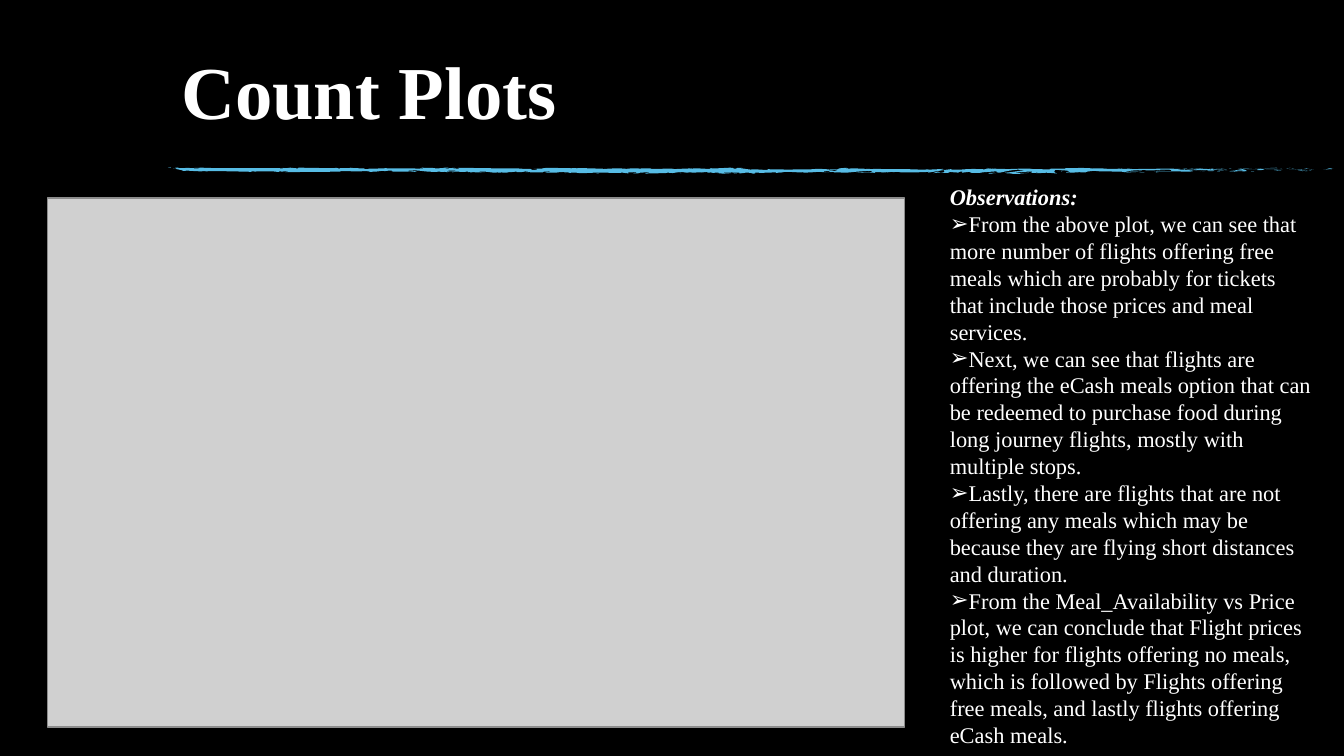
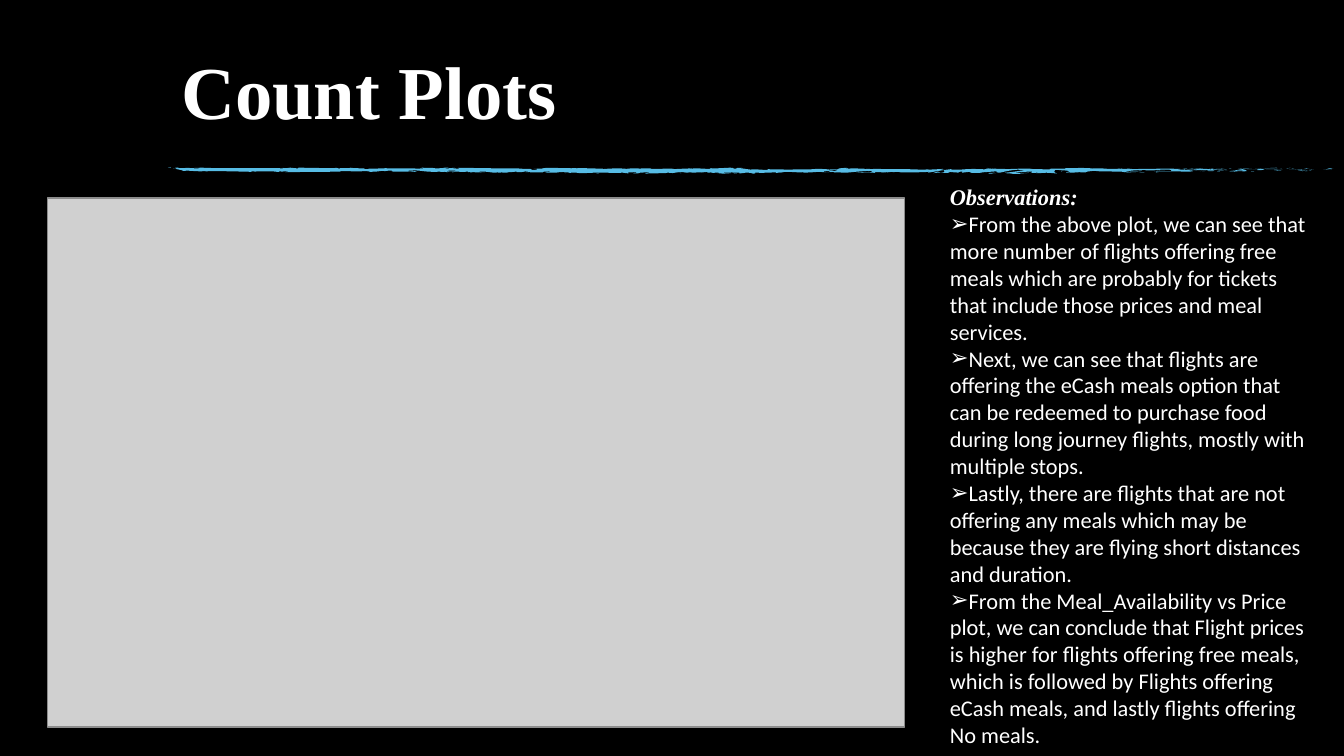
Before and after one commit to jessicapatel72/Internship---Projects, a slide deck: slide 13 of Flight Price Prediction Project/Flight Price Prediction.pptx. Drawn at 1344x756 pixels with LibreOffice and Linux fonts; fonts in the diff are those of the drawing; grey boxes stand for pictures; background and template pictures are left out. Boxes give left, top, right and bottom in pixels: in the first picture for what was removed or moved away, otherwise in the second. Text is boxed around its words. In the diff, an @@ line names an element or a change of style, - is before the commit and + after.

```diff
--- a/Flight Price Prediction Project/Flight Price Prediction.pptx
+++ b/Flight Price Prediction Project/Flight Price Prediction.pptx
@@ text at (950,216,1305,582): font Times New Roman to Calibri in "From the above plot, we can see ...", "Next, we can see that flights are ...", "Lastly, there are flights that are not ..." @@
@@ text at (950,593,1304,743): text changed; font Times New Roman to Calibri @@
-➢ From the Meal_Availability vs Price plot, we can conclude that Flight prices is higher for flights offering no meals, which is followed by Flights offering free meals, and lastly flights offering eCash meals.
+➢ From the Meal_Availability vs Price plot, we can conclude that Flight prices is higher for flights offering free meals, which is followed by Flights offering eCash meals, and lastly flights offering No meals.
```
Also in this commit, not shown: 4 other slides changed.
